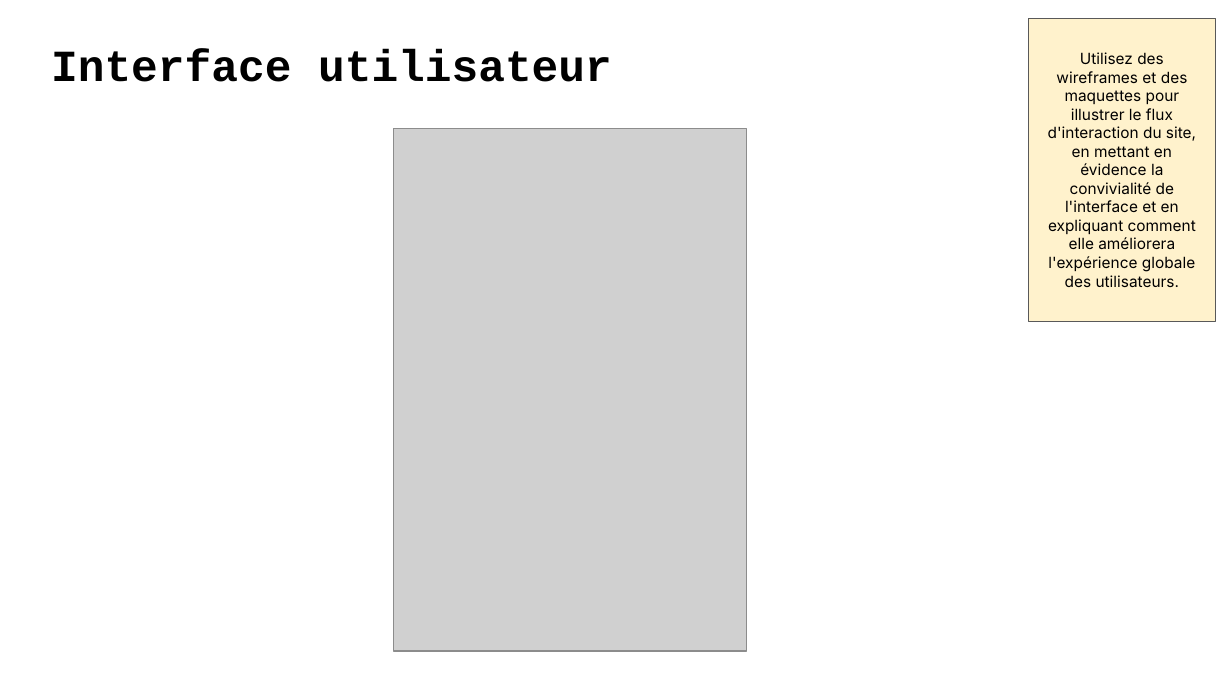
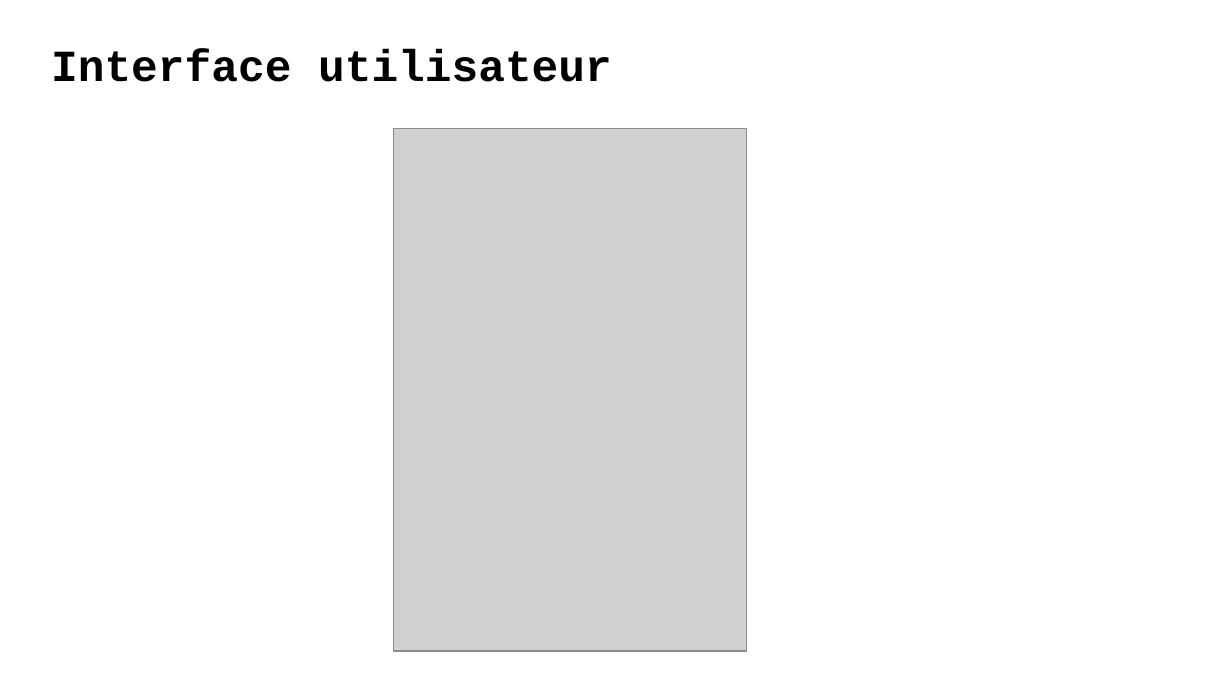
Before and after one commit to LuDetling/Avenirs, a slide deck: slide 6 of Presentation+P9+-+DA+-+Avenirs.odp. Drawn at 1232x693 pixels with LibreOffice and Linux fonts; fonts in the diff are those of the drawing; grey boxes stand for pictures. Boxes give left, top, right and bottom in pixels: in the first picture for what was removed or moved away, otherwise in the second. Text is boxed around its words. In the diff, an @@ line names an element or a change of style, - is before the commit and + after.

```diff
--- a/Presentation+P9+-+DA+-+Avenirs.odp
+++ b/Presentation+P9+-+DA+-+Avenirs.odp
@@ rectangle removed at [1029,18,1216,322] @@
-Utilisez des wireframes et des maquettes pour illustrer le flux d'interaction du site, en mettant en évidence la convivialité de l'interface et en expliquant comment elle améliorera l'expérience globale des utilisateurs.
```
Also in this commit, not shown: 6 other slides changed, 5 other files.
